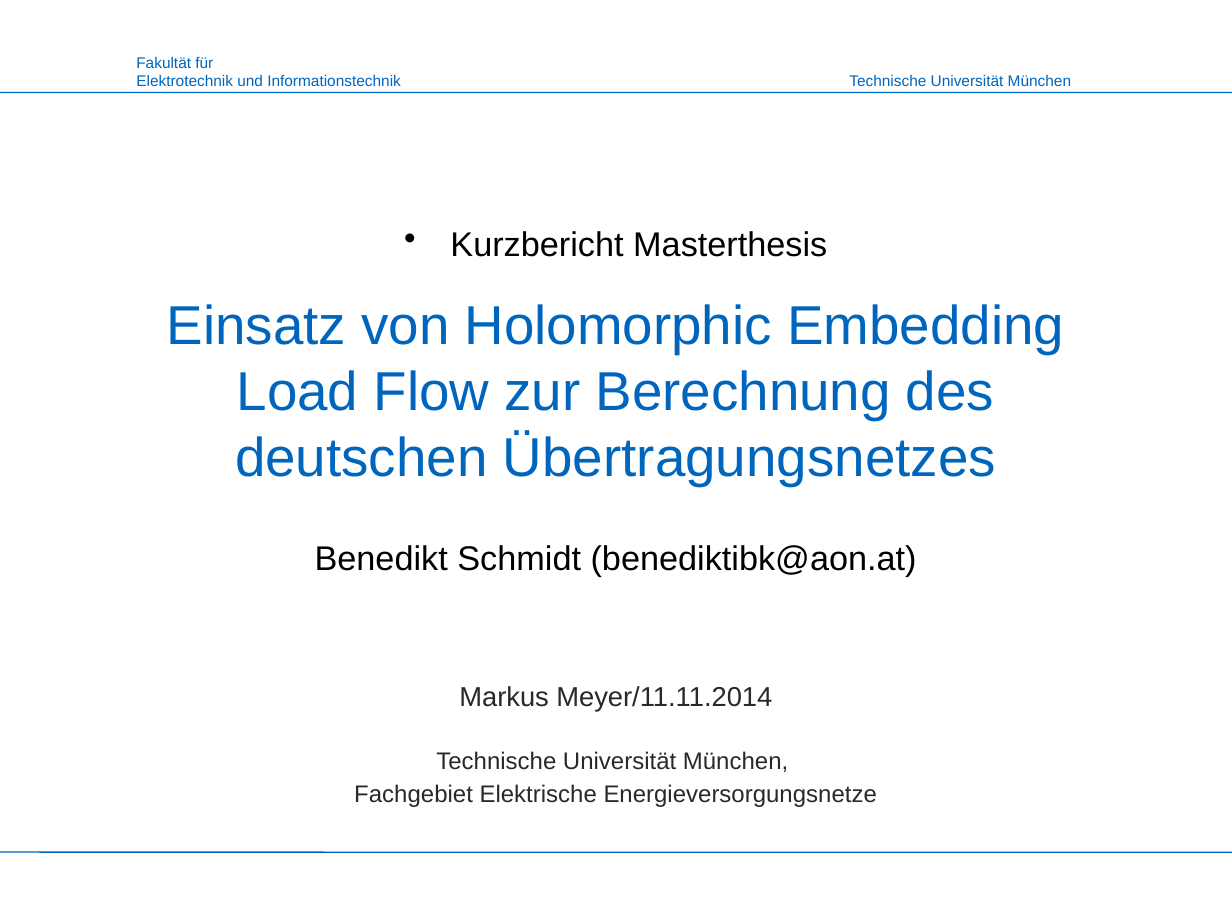
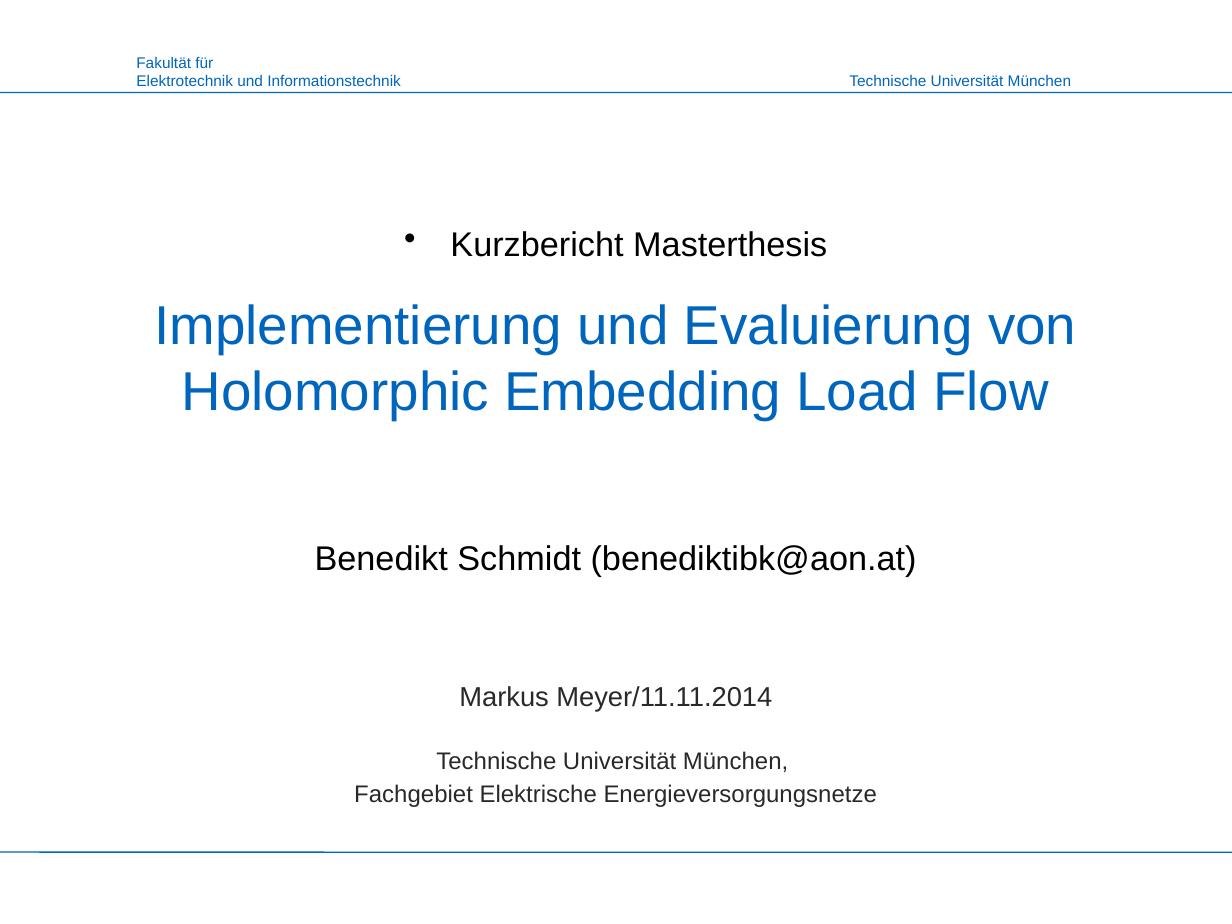
Before and after one commit to benediktibk/loadflow, a slide deck: slide 1 of documents/master_thesis/short_report.pptx. Drawn at 1232x924 pixels with LibreOffice and Linux fonts; fonts in the diff are those of the drawing; background and template pictures are left out. Boxes give left, top, right and bottom in pixels: in the first picture for what was removed or moved away, otherwise in the second. Text is boxed around its words. In the diff, an @@ line names an element or a change of style, - is before the commit and + after.

```diff
--- a/documents/master_thesis/short_report.pptx
+++ b/documents/master_thesis/short_report.pptx
@@ text at <box>154,304,1076,420</box>: text changed @@
-Einsatz von Holomorphic Embedding Load Flow zur Berechnung des deutschen Übertragungsnetzes
+Implementierung und Evaluierung von Holomorphic Embedding Load Flow
```
Also in this commit, not shown: 6 other slides changed.
